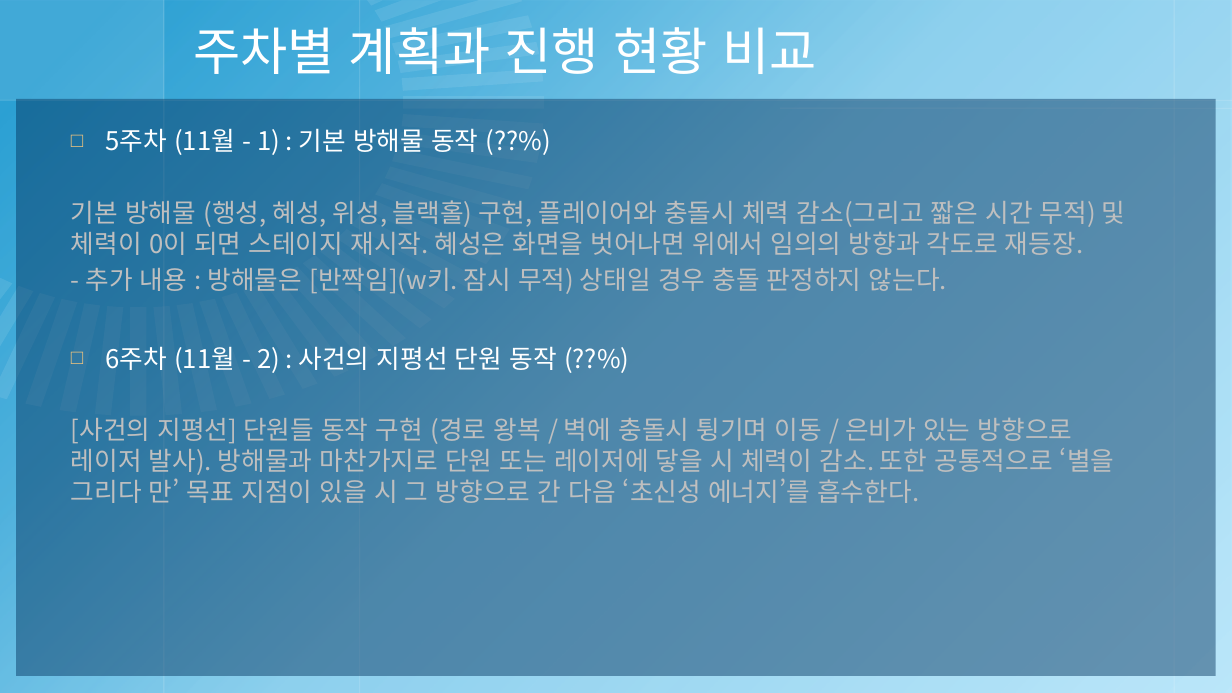
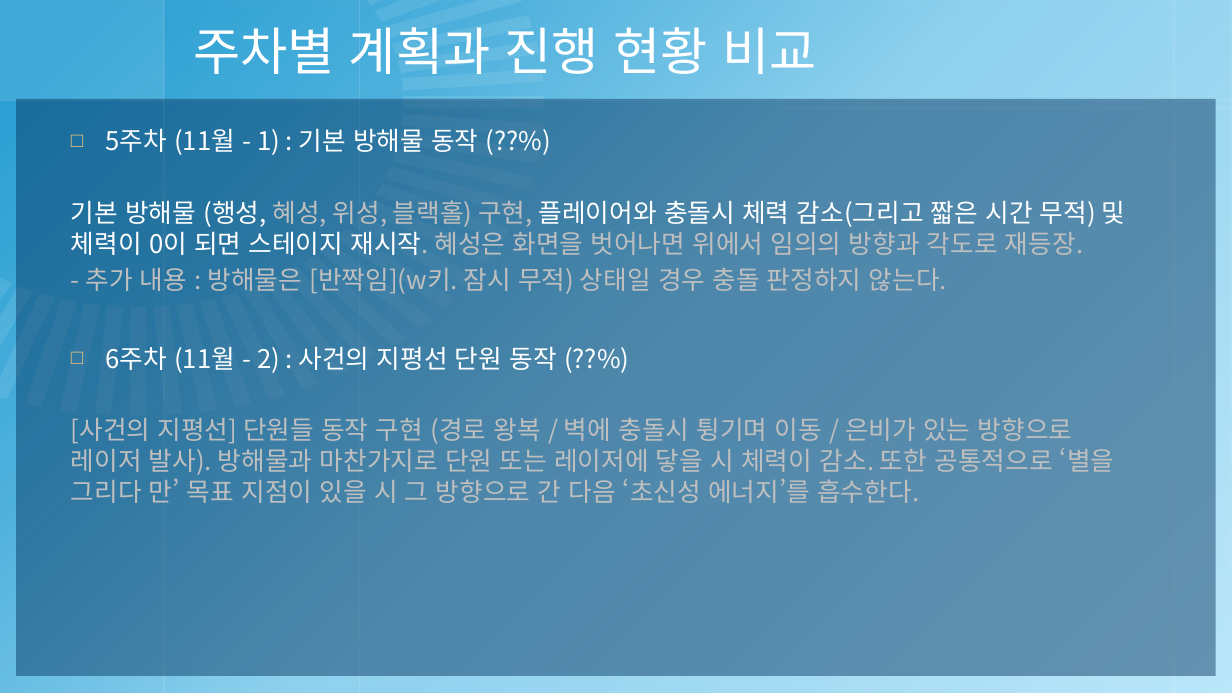
Before and after one commit to pb-wandu/2018180040_2DGP_PROJECT, a slide deck: slide 4 of 2018180040 - 2DGP 3차 발표 프레젠테이션.pptx. Drawn at 1232x693 pixels with LibreOffice and Linux fonts; fonts in the diff are those of the drawing; background and template pictures are left out. Boxes give left, top, right and bottom in pixels: in the first picture for what was removed or moved away, otherwise in the second. Text is boxed around its words. In the diff, an @@ line names an element or a change of style, - is before the commit and + after.

Commit message:
방해물 기본 - 행성
방해물 [행성] 제작 - 충돌시 은비(플레이어) 체력 일정량 감소 및 짧은 시간 무적. 체력이 다 떨어지면 메인 메뉴로 이동 / 스테이지 관련 변수들 새 파일로 분리

```diff
--- a/2018180040 - 2DGP 3차 발표 프레젠테이션.pptx
+++ b/2018180040 - 2DGP 3차 발표 프레젠테이션.pptx
@@ text at <box>71,200,1126,255</box>: text colour #BFBFBF to #FFFFFF in "기본 방해물 (행성, 플레이어와 충돌시 체력 감소(그리고 ..." @@
```
Also in this commit, not shown: 1 other slide changed, 12 other files.
